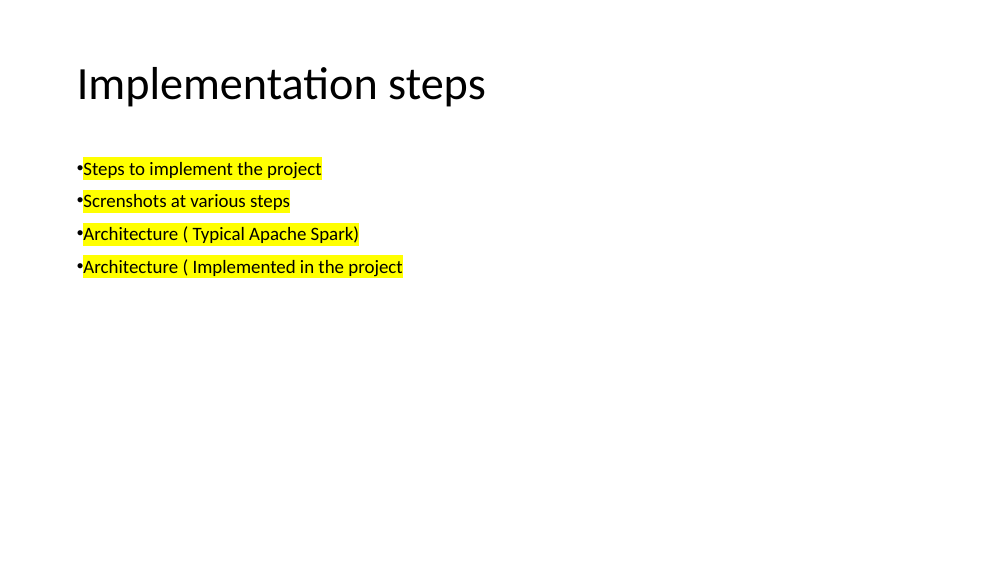
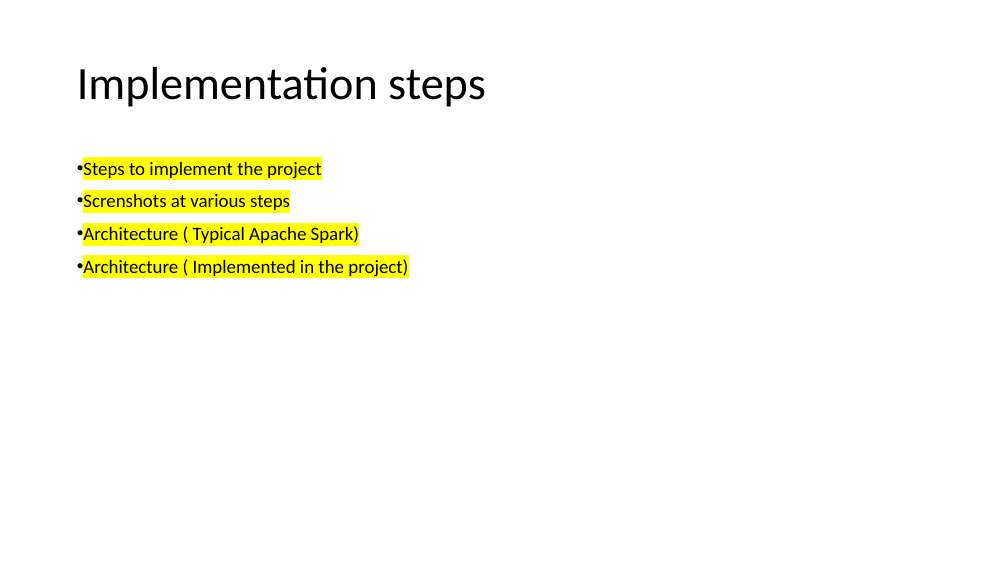
Before and after one commit to gprasad09/Apache-Spark-Cluster-Project, a slide deck: slide 8 of misc/ProjectReports-In progress/TermProject.pptx (slide 5 before the commit). Drawn at 1008x567 pixels with LibreOffice and Linux fonts; fonts in the diff are those of the drawing. Boxes give left, top, right and bottom in pixels: in the first picture for what was removed or moved away, otherwise in the second. Text is boxed around its words. In the diff, an @@ line names an element or a change of style, - is before the commit and + after.

```diff
--- a/misc/ProjectReports-In progress/TermProject.pptx
+++ b/misc/ProjectReports-In progress/TermProject.pptx
@@ text at box(83, 259, 408, 277): text changed @@
-• Architecture ( Implemented in the project
+• Architecture ( Implemented in the project)
```
Also in this commit, not shown: 4 other slides changed, 3 slides added.
